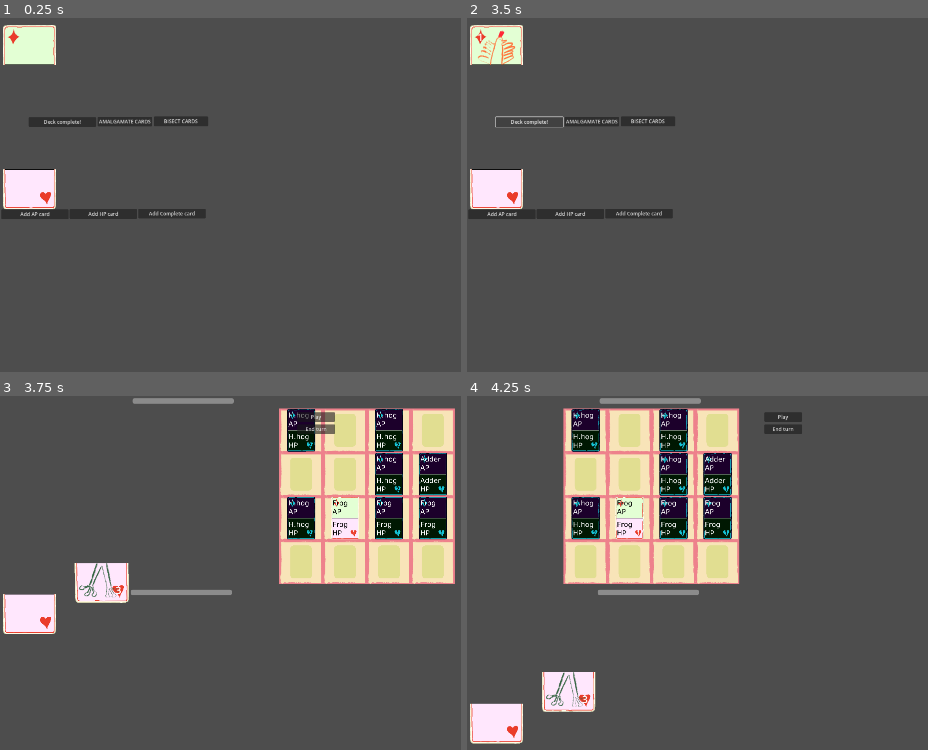
Above: before the commit, frames 1-4 (two rows, left to right).
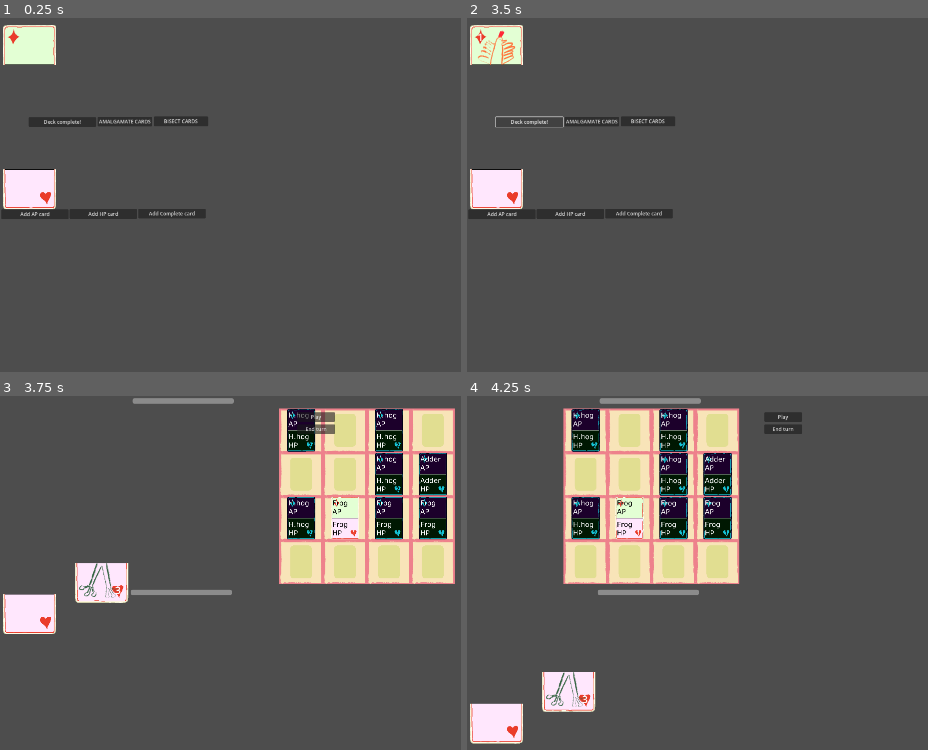
Above: after the commit, the same moments.

Repository: francismitchell/cardbuilder
Game: Godot game, scene res://GameStateManager/GameStateManager.tscn
Same seed, same stepped clock (60 frames per second), same inputs: the game is played once before the commit and once after it. The project has no main scene, so this scene is started directly.
Inputs:
- Up to frame 1 (0.25 s): no input
- Up to frame 2 (3.5 s): click "AMALGAMATE CARDS" at 0.5 s; click "BISECT CARDS" at 1.25 s; click "Add AP card" at 2 s; click "Deck complete!" at 2.75 s
- Up to frame 3 (3.75 s): click "Add HP card" at 3.5 s
- Up to frame 4 (4.25 s): no input

Frames 1-2 are identical in both runs. In frame 3, 0.2% of the frame differs, in the area x 16-28%, y 47-59%; in frame 4, nothing differs.
Error after the commit: Invalid assignment of property or key 'text' with value of type 'String' on a base object of type 'null instance'. (res://Cards/Scripts/Card.gd:80)

Commit message:
board tile cards now support hovering to show ability info

Diff:
--- a/Board/Scripts/BoardTile.gd
+++ b/Board/Scripts/BoardTile.gd
@@ -100,6 +100,9 @@
 	tween.tween_callback(callout.queue_free)
 
 func _on_area_2d_input_event(viewport: Node, event: InputEvent, shape_idx: int) -> void:
+	if event is InputEventMouseMotion:
+		if tile_state != TileState.EMPTY:
+			get_card().hover(event.global_position)
 	if event is InputEventMouseButton:
 		if event.pressed:
 			tile_pressed.emit(self, can_place_card)
@@ -108,4 +111,6 @@
 	tile_mouse_entered.emit(self)
 
 func _on_area_2d_mouse_exited() -> void:
+	if tile_state != TileState.EMPTY:
+		get_card().unhover()
 	tile_mouse_exited.emit(self)
--- a/Cards/Scripts/Card.gd
+++ b/Cards/Scripts/Card.gd
@@ -73,7 +73,11 @@
 	elif card_data.card_team == CardData.CARD_TEAM.FRIENDLY:
 		print('changing shader parameter')
 		material.set_shader_parameter("effect_idx",0)
-
+	# label text
+	#var label_text = "AP ability: {0}\nHP ability: {1}".format(str(card_data.CardApAbility.keys()[card_data.card_ap_ability]), str(card_data.CardApAbility.keys()[card_data.card_hp_ability]))
+	#print(card_data.CardHpAbility.keys()[card_data.card_hp_ability])
+	var format_text = "AP ability: %s\nHP ability: %s" % [card_data.CardApAbility.keys()[card_data.card_ap_ability], card_data.CardHpAbility.keys()[card_data.card_hp_ability]]
+	$Panel/Info.text = format_text
 
 func _on_ap_area_2d_input_event(viewport: Node, event: InputEvent, shape_idx: int) -> void:
 	if event is InputEventMouseMotion:
@@ -136,6 +140,7 @@
 	self.queue_free()
 
 func hover(mouse_pos : Vector2) -> void:
+	$Panel.show()
 	# get vector from origin to mouse position
 	var v : Vector2
 	if card_data.card_type == CardData.CARD_TYPE.AP_CARD:
@@ -149,6 +154,7 @@
 	z_index = 1
 
 func unhover() -> void:
+	$Panel.hide()
 	z_index = 0
 	var tween = get_tree().create_tween()
 	#tween.tween_property(self, "scale", Vector2(1,1), 0.05)
